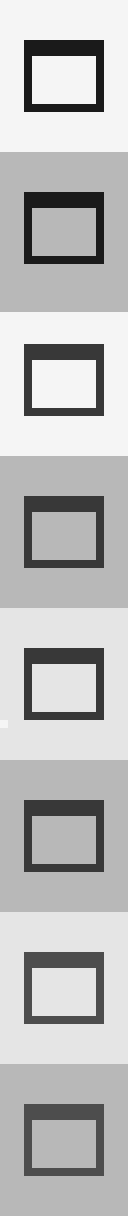
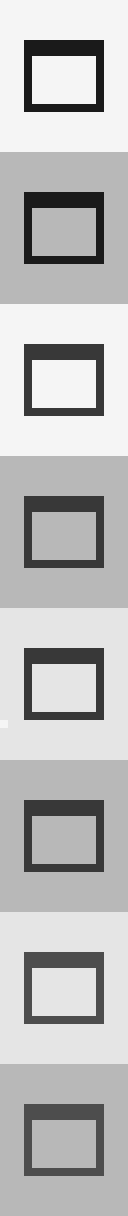
Two versions of the same layered image (128 x 1216). Layer-by-layer changes:
painted on "Layer 1" over (x1=0, y1=304, x2=128, y2=312)
